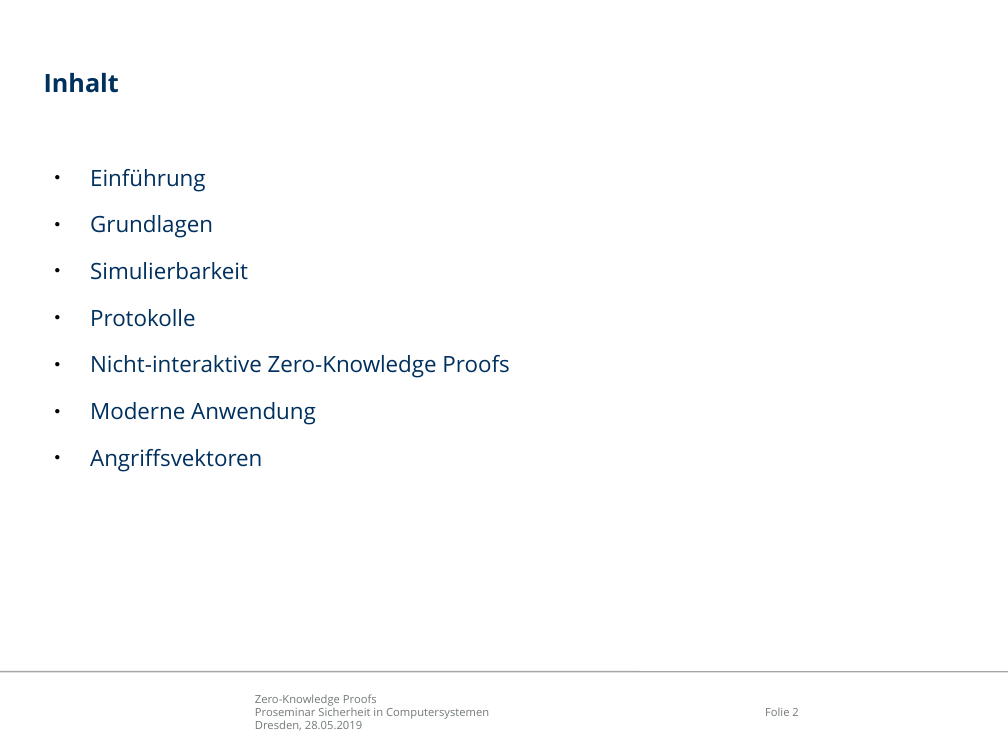
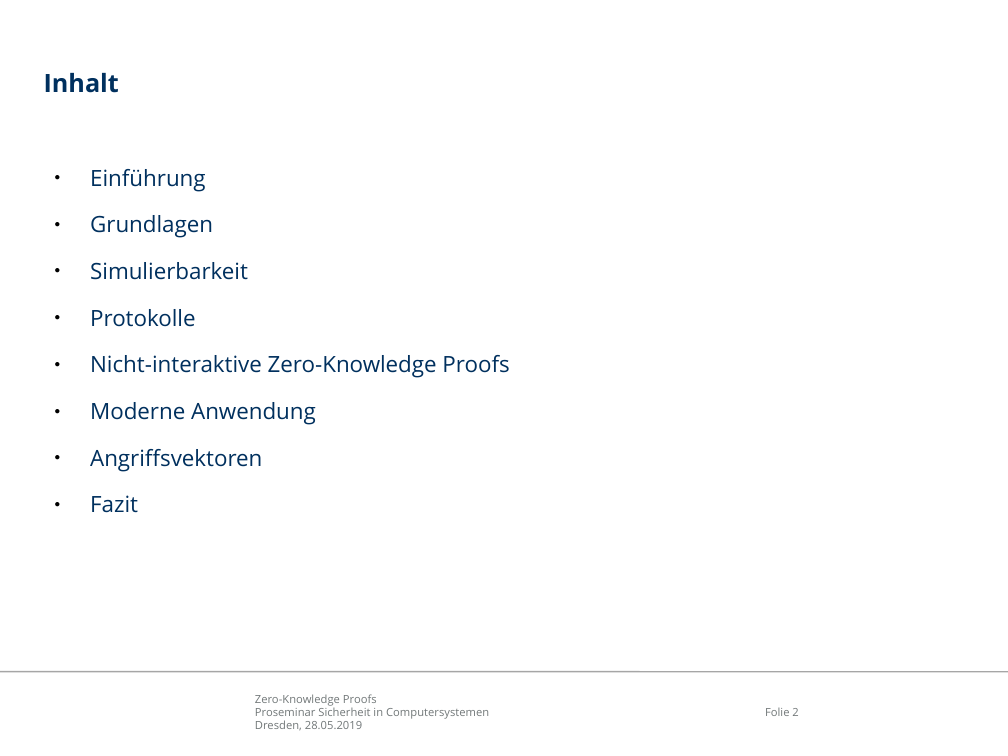
Before and after one commit to mostermann96/Presentations, a slide deck: slide 2 of Zero-Knowledge Proofs/Präsentation/ZKP.odp. Drawn at 1008x756 pixels with LibreOffice and Linux fonts; fonts in the diff are those of the drawing; background and template pictures are left out. Boxes give left, top, right and bottom in pixels: in the first picture for what was removed or moved away, otherwise in the second. Text is boxed around its words. In the diff, an @@ line names an element or a change of style, - is before the commit and + after.

Commit message:
added Fazit

```diff
--- a/Zero-Knowledge Proofs/Präsentation/ZKP.odp
+++ b/Zero-Knowledge Proofs/Präsentation/ZKP.odp
@@ text at bbox=[90, 495, 138, 513]: paragraph added @@
+● Fazit
```
Also in this commit, not shown: 3 other slides changed, 1 slide added, 8 other files.
